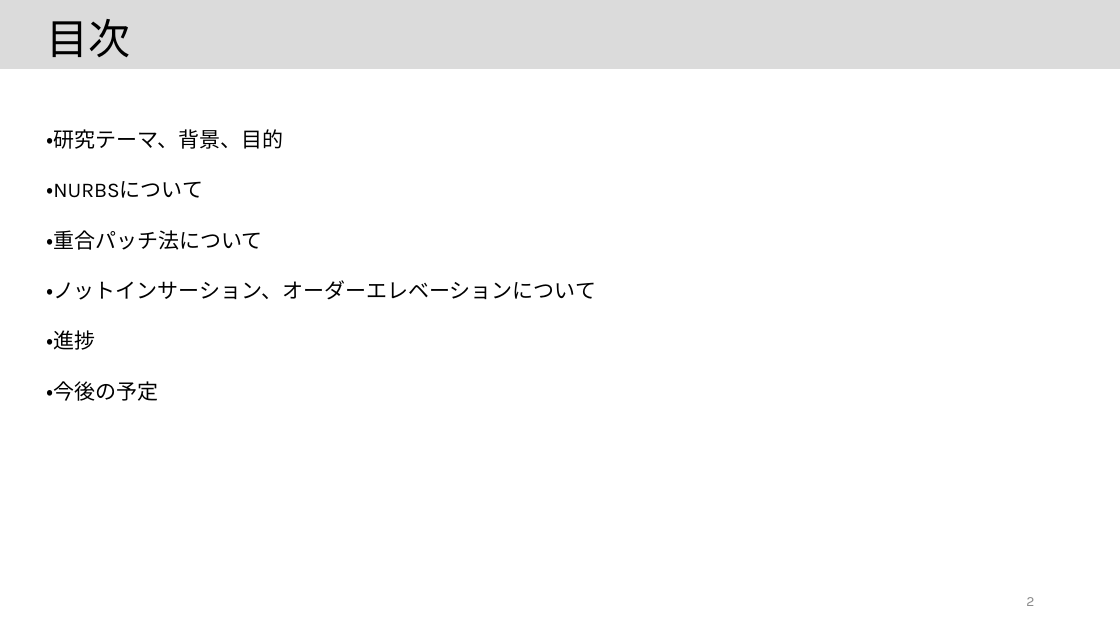
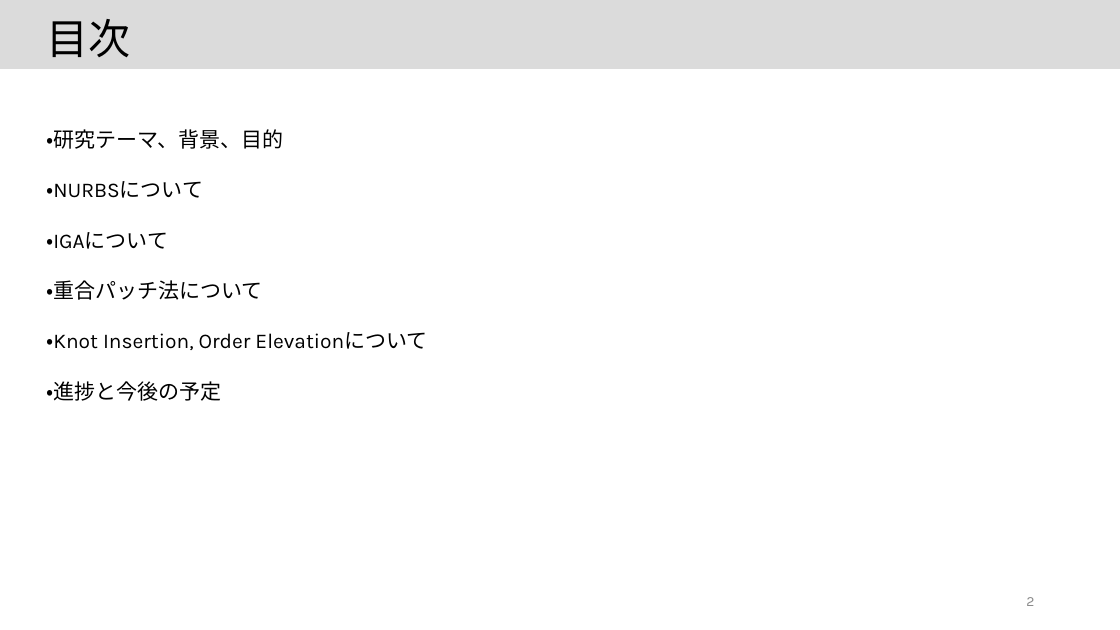
Before and after one commit to JoTsuchi22/lab_share, a slide deck: slide 2 of 中間発表/中間発表.pptx. Drawn at 1120x630 pixels with LibreOffice and Linux fonts; fonts in the diff are those of the drawing. Boxes give left, top, right and bottom in pixels: in the first picture for what was removed or moved away, otherwise in the second. Text is boxed around its words. In the diff, an @@ line names an element or a change of style, - is before the commit and + after.

```diff
--- a/中間発表/中間発表.pptx
+++ b/中間発表/中間発表.pptx
@@ text at [46, 232, 168, 249]: paragraph added @@
+・IGAについて
@@ text at [46, 332, 427, 401]: text changed @@
-・ノットインサーション、オーダーエレベーションについて
-・進捗
-・今後の予定
+・Knot Insertion, Order Elevationについて
+・進捗と今後の予定
```
Also in this commit, not shown: 3 other slides changed, 10 slides added, 13 other files.
